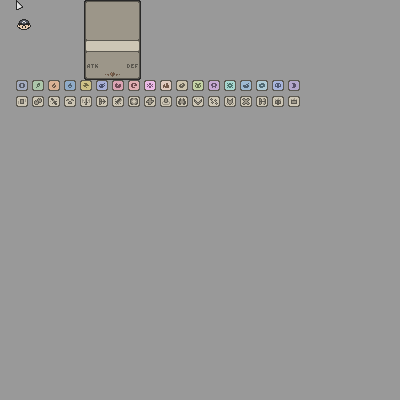
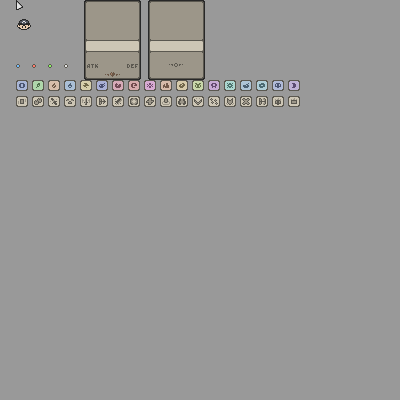
Before/after of a 400x400 layered artwork. What changed in the layer stack:
painted on "main" (2nd of 2, in "main") over <box>16,0,299,90</box>
